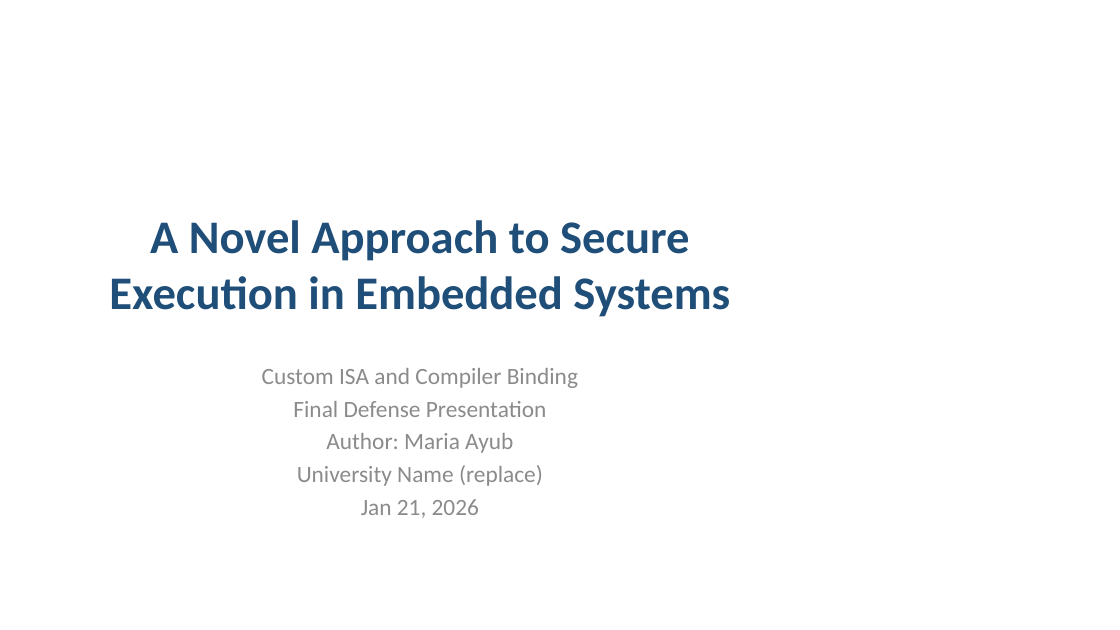
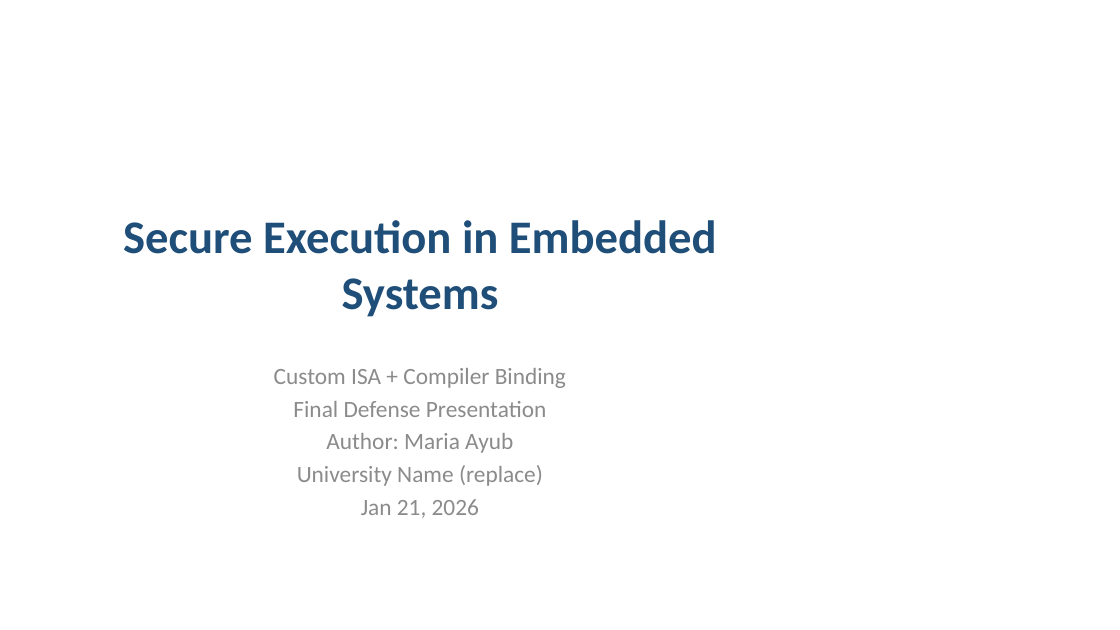
Before and after one commit to Maria618-hash/Ardiono-Alpha, a slide deck: slide 1 of Final_Defense_Presentation.pptx. Drawn at 1120x630 pixels with LibreOffice and Linux fonts; fonts in the diff are those of the drawing. Boxes give left, top, right and bottom in pixels: in the first picture for what was removed or moved away, otherwise in the second. Text is boxed around its words. In the diff, an @@ line names an element or a change of style, - is before the commit and + after.

```diff
--- a/Final_Defense_Presentation.pptx
+++ b/Final_Defense_Presentation.pptx
@@ title at (x1=123, y1=220, x2=717, y2=317): text changed @@
-A Novel Approach to Secure Execution in Embedded Systems
+Secure Execution in Embedded Systems
@@ subtitle at (x1=274, y1=368, x2=566, y2=388): text changed @@
-Custom ISA and Compiler Binding
+Custom ISA + Compiler Binding
```
Also in this commit, not shown: 8 other slides changed, 3 slides added, 8 slides removed.
